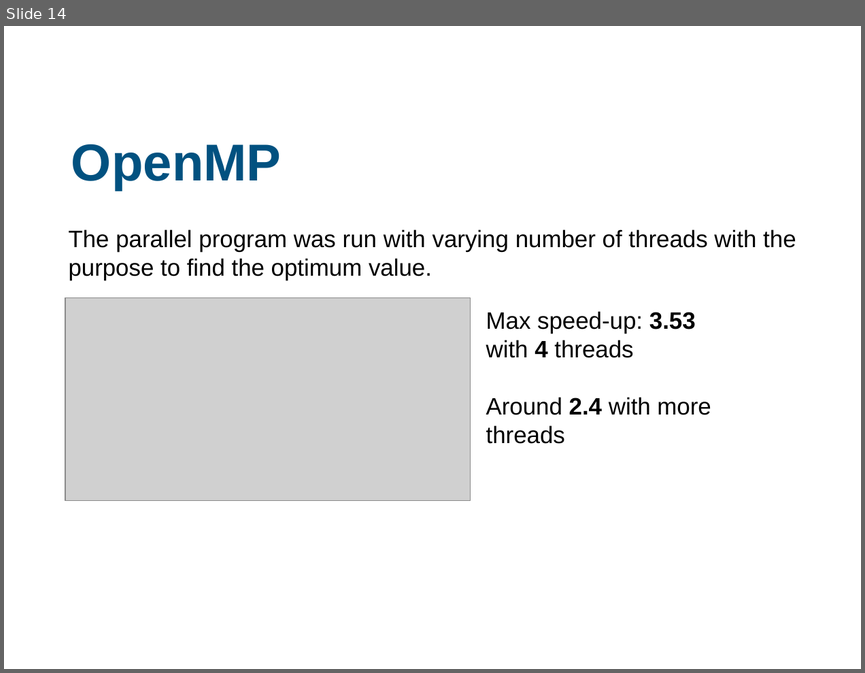
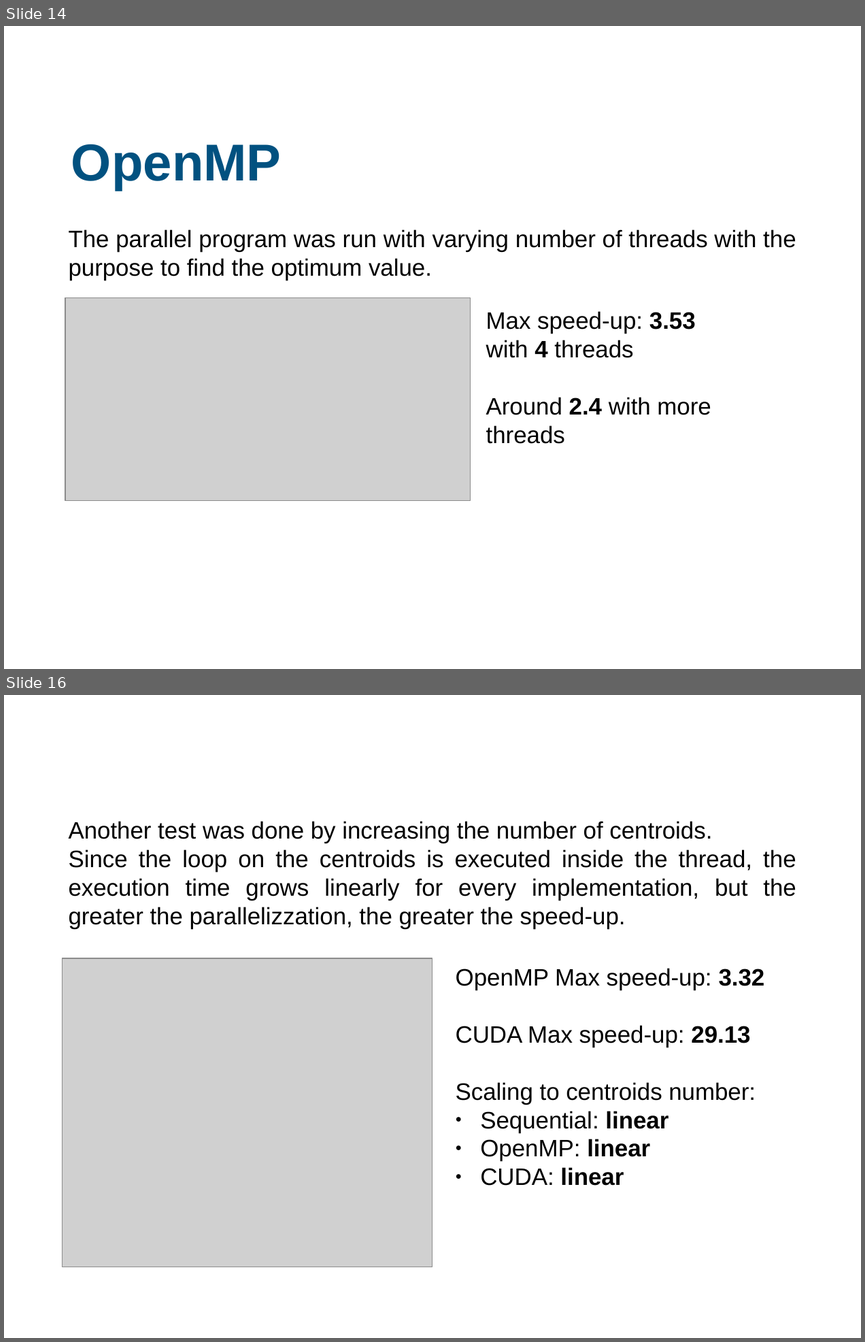
Before and after one commit to marcodiri/PC_cpp-k-means-clustering, a slide deck: report/presentation.odp. Shown one above the other, each under a label of ours: slide 14 before the commit, slides 14 and 16 after it; the slides between them are not shown. The pictures are 865x673 and 865x1342 pixels, drawn with LibreOffice and Linux fonts; fonts in the diff are those of the drawing; grey boxes stand for pictures; background and template pictures are left out. Boxes give left, top, right and bottom in pixels: in the first picture for what was removed or moved away, otherwise in the second. Text is boxed around its words. In the diff, an @@ line names an element or a change of style, - is before the commit and + after.

Commit message:
updated presentation with varying centroids test

```diff
--- a/report/presentation.odp
+++ b/report/presentation.odp
@@ slide 16 added at bbox=[4, 695, 861, 1338], background picture (left out) @@
@@ text added at bbox=[69, 821, 796, 929], 22 pt, text #000000 @@
+Another test was done by increasing the number of centroids.
+Since the loop on the centroids is executed inside the thread, the execution time grows linearly for every implementation, but the greater the parallelizzation, the greater the speed-up.
@@ picture added at bbox=[62, 959, 432, 1268] @@
@@ text added at bbox=[456, 968, 765, 1185], 22 pt, text #000000 @@
+OpenMP Max speed-up: 3.32
+CUDA Max speed-up: 29.13
+Scaling to centroids number:
+● Sequential: linear
+● OpenMP: linear
+● CUDA: linear
@@ text added at bbox=[785, 1297, 800, 1321], 11 pt, text #FFFFFF, bold @@
+16
```
Also in this commit, not shown: 2 slides changed, 1 other file.
